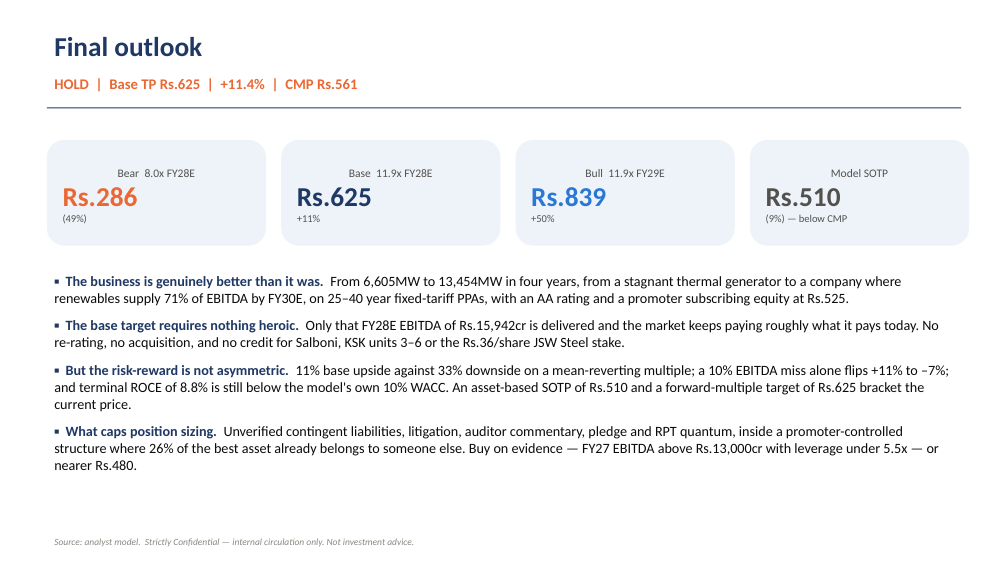
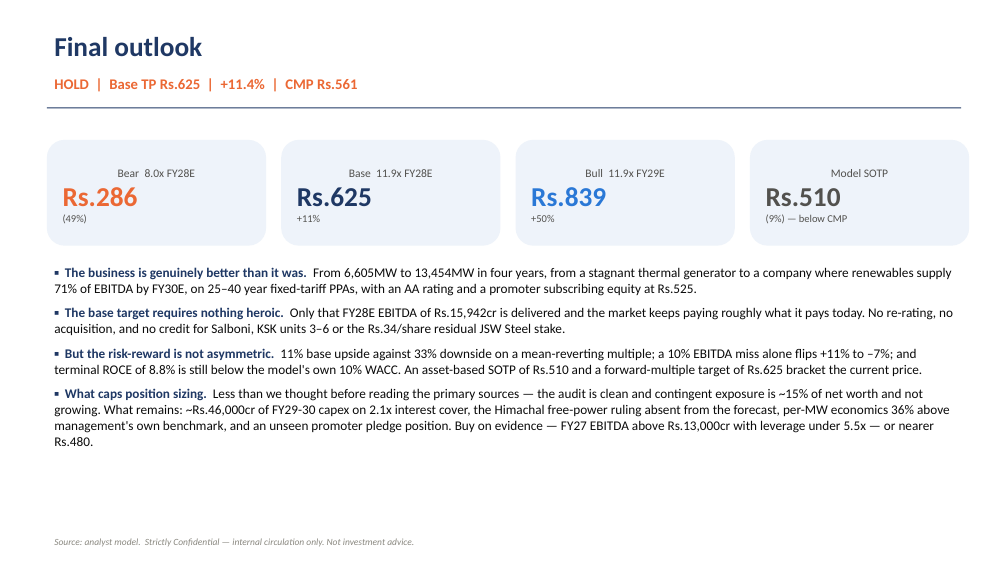
Before and after one commit to Poweravendus/Power, a slide deck: slide 18 of JSW_Energy/JSW_Energy_Pitch_Deck_July2026.pptx. Drawn at 1008x567 pixels with LibreOffice and Linux fonts; fonts in the diff are those of the drawing. Boxes give left, top, right and bottom in pixels: in the first picture for what was removed or moved away, otherwise in the second. Text is boxed around its words. In the diff, an @@ line names an element or a change of style, - is before the commit and + after.

```diff
--- a/JSW_Energy/JSW_Energy_Pitch_Deck_July2026.pptx
+++ b/JSW_Energy/JSW_Energy_Pitch_Deck_July2026.pptx
@@ text "▪ The business is genuinely ...": place and size @@
-text "▪ The business is genuinely ..." at (54, 276, 949, 470)
+text "▪ The business is genuinely ..." at (54, 267, 953, 446)
@@ text at (54, 267, 952, 377): size 13.5 to 12.6 pt in "▪ The business is genuinely better than ...", "▪ But the risk-reward is not asymmetric. ..."; less space between paragraphs @@
@@ text at (54, 307, 953, 335): text changed; size 13.5 to 12.6 pt @@
-▪ The base target requires nothing heroic. Only that FY28E EBITDA of Rs.15,942cr is delivered and the market keeps paying roughly what it pays today. No re-rating, no acquisition, and no credit for Salboni, KSK units 3–6 or the Rs.36/share JSW Steel stake.
+▪ The base target requires nothing heroic. Only that FY28E EBITDA of Rs.15,942cr is delivered and the market keeps paying roughly what it pays today. No re-rating, no acquisition, and no credit for Salboni, KSK units 3–6 or the Rs.34/share residual JSW Steel stake.
@@ text at (54, 388, 950, 446): text changed; size 13.5 to 12.6 pt @@
-▪ What caps position sizing. Unverified contingent liabilities, litigation, auditor commentary, pledge and RPT quantum, inside a promoter-controlled structure where 26% of the best asset already belongs to someone else. Buy on evidence — FY27 EBITDA above Rs.13,000cr with leverage under 5.5x — or nearer Rs.480.
+▪ What caps position sizing. Less than we thought before reading the primary sources — the audit is clean and contingent exposure is ~15% of net worth and not growing. What remains: ~Rs.46,000cr of FY29-30 capex on 2.1x interest cover, the Himachal free-power ruling absent from the forecast, per-MW economics 36% above management's own benchmark, and an unseen promoter pledge position. Buy on evidence — FY27 EBITDA above Rs.13,000cr with leverage under 5.5x — or nearer Rs.480.
```
Also in this commit, not shown: 8 other slides changed, 7 other files.
